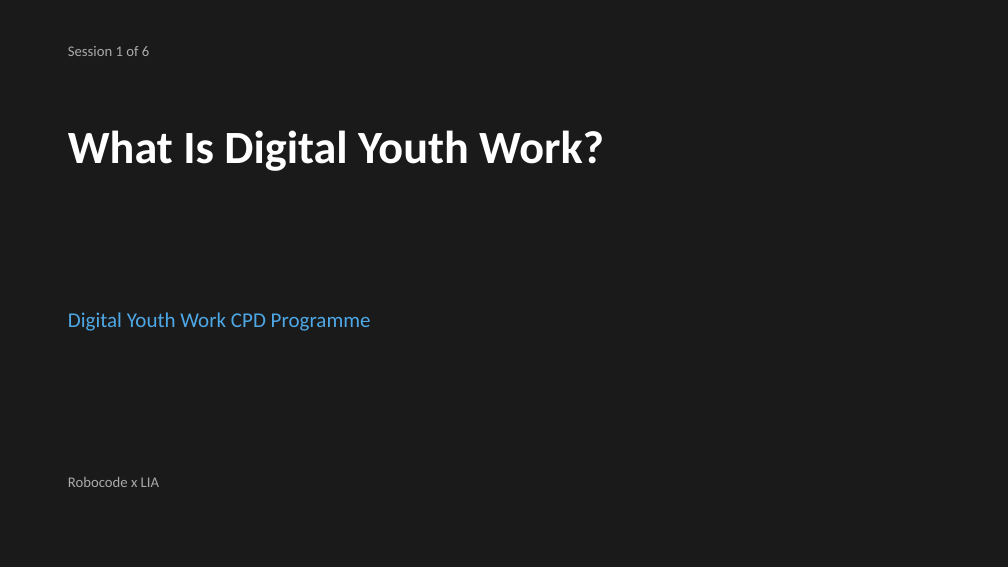
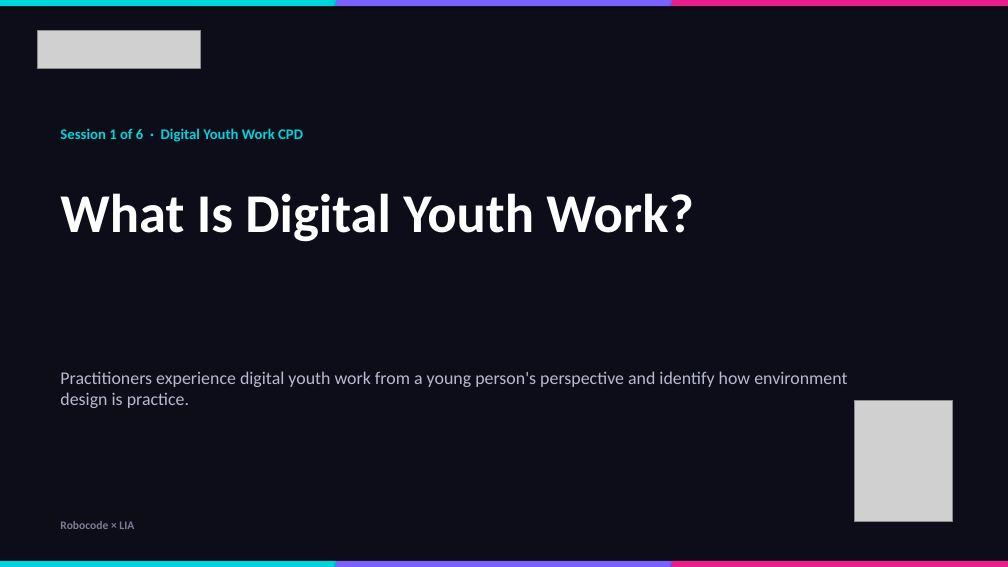
Before and after one commit to bh1ff/cpd-v2, a slide deck: slide 1 of assets/downloads/Session 1 - What Is Digital Youth Work?.pptx. Drawn at 1008x567 pixels with LibreOffice and Linux fonts; fonts in the diff are those of the drawing; grey boxes stand for pictures. Boxes give left, top, right and bottom in pixels: in the first picture for what was removed or moved away, otherwise in the second. Text is boxed around its words. In the diff, an @@ line names an element or a change of style, - is before the commit and + after.

```diff
--- a/assets/downloads/Session 1 - What Is Digital Youth Work?.pptx
+++ b/assets/downloads/Session 1 - What Is Digital Youth Work?.pptx
@@ background #1A1A1A to #0D0D1A @@
@@ rectangle added at (x1=0, y1=0, x2=336, y2=6), fill #00D4DB @@
@@ rectangle added at (x1=336, y1=0, x2=671, y2=6), fill #7B61FF @@
@@ rectangle added at (x1=672, y1=0, x2=1008, y2=6), fill #E91E8C @@
@@ picture added at (x1=38, y1=30, x2=200, y2=68) @@
@@ text at (x1=60, y1=128, x2=303, y2=142): text changed; text colour #AAAAAA to #00D4DB; bold on @@
-Session 1 of 6
+Session 1 of 6 · Digital Youth Work CPD
@@ text "What Is Digital Youth Work?" moved from (x1=68, y1=130, x2=604, y2=171) to (x1=60, y1=193, x2=693, y2=242) @@
@@ text "What Is Digital Youth Work?" at (x1=60, y1=193, x2=693, y2=242): size 44 to 52 pt @@
@@ text removed at (x1=68, y1=312, x2=371, y2=331) @@
-Digital Youth Work CPD Programme
@@ text added at (x1=60, y1=371, x2=847, y2=408), 17 pt, text #B8B8D0 @@
+Practitioners experience digital youth work from a young person's perspective and identify how environment design is practice.
@@ picture added at (x1=854, y1=401, x2=953, y2=522) @@
@@ text at (x1=60, y1=521, x2=134, y2=529): text changed; size 14 to 11 pt; text colour #AAAAAA to #7B7B96; bold on @@
-Robocode x LIA
+Robocode × LIA
@@ rectangle added at (x1=0, y1=561, x2=336, y2=567), fill #00D4DB @@
@@ rectangle added at (x1=336, y1=561, x2=671, y2=567), fill #7B61FF @@
@@ rectangle added at (x1=672, y1=561, x2=1008, y2=567), fill #E91E8C @@
```
Also in this commit, not shown: 14 other slides changed, 20 slides added, 2 slides removed, 4 other files.
